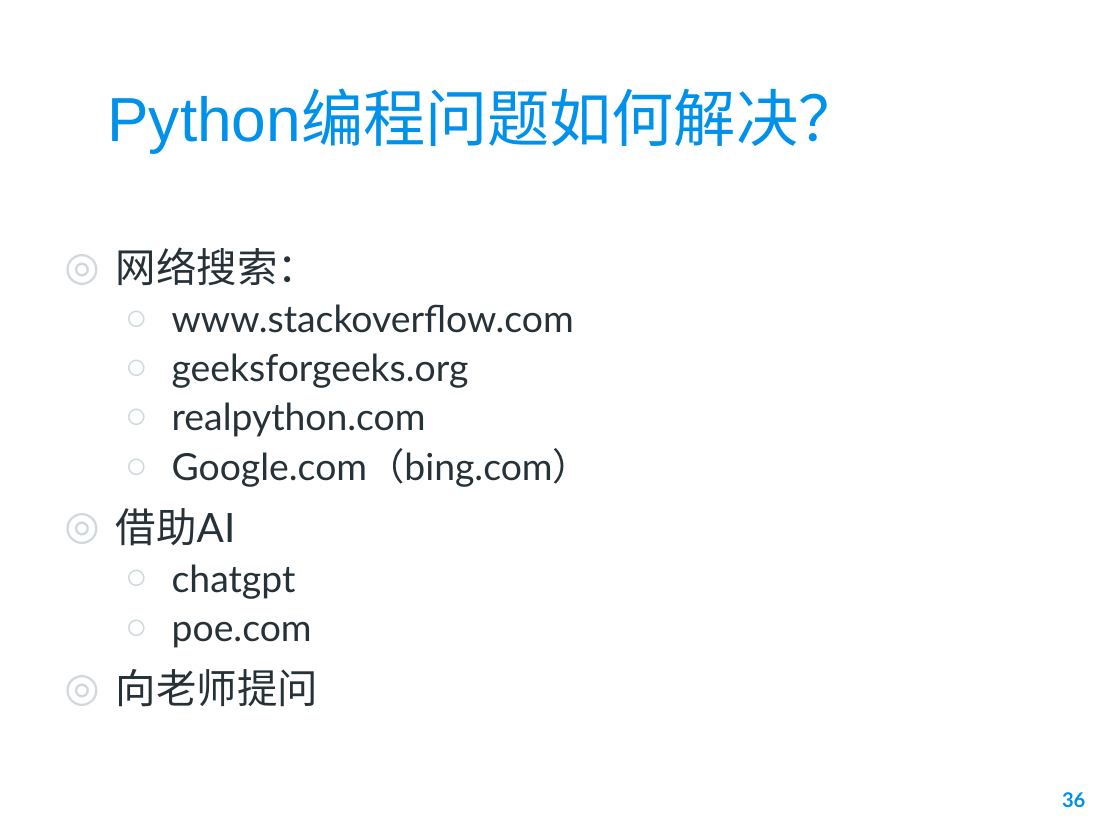
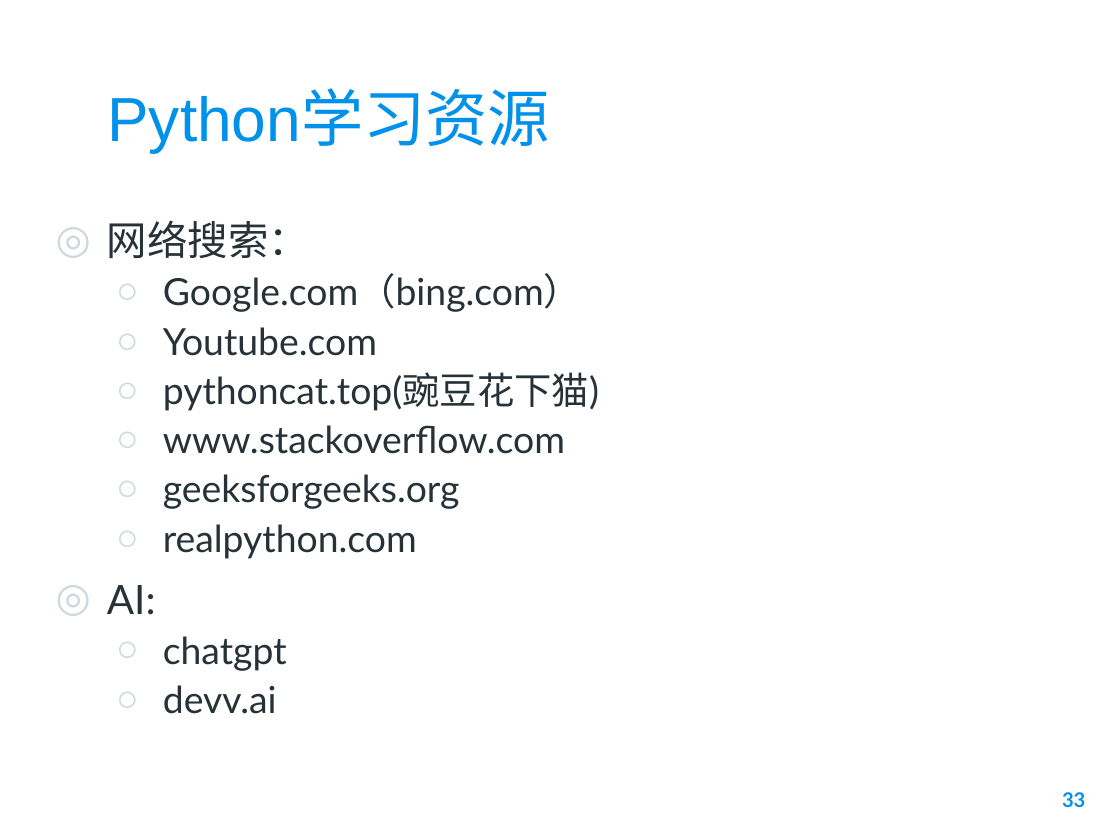
Before and after one commit to zhoujing204/python_course, a slide deck: slide 33 of Presentations/01 Python编程概述.pptx (slide 36 before the commit). Drawn at 1120x840 pixels with LibreOffice and Linux fonts; fonts in the diff are those of the drawing; background and template pictures are left out. Boxes give left, top, right and bottom in pixels: in the first picture for what was removed or moved away, otherwise in the second. Text is boxed around its words. In the diff, an @@ line names an element or a change of style, - is before the commit and + after.

```diff
--- a/Presentations/01 Python编程概述.pptx
+++ b/Presentations/01 Python编程概述.pptx
@@ title at (x1=108, y1=91, x2=550, y2=152): text changed @@
-Python编程问题如何解决？
+Python学习资源
@@ text "网络搜索：" moved from (x1=116, y1=247, x2=590, y2=707) to (x1=107, y1=220, x2=599, y2=714) @@
@@ text at (x1=163, y1=273, x2=599, y2=411): paragraphs added @@
+  ○ Google.com（bing.com）
+  ○ Youtube.com
+  ○ pythoncat.top(豌豆花下猫)
@@ text at (x1=107, y1=585, x2=156, y2=615): text changed; size 24 to 26 pt @@
-  ○ Google.com（bing.com）
-◎ 借助AI
+◎ AI:
@@ text at (x1=163, y1=685, x2=277, y2=714): text changed @@
-  ○ poe.com
-◎ 向老师提问
+  ○ devv.ai
@@ page number at (x1=1062, y1=792, x2=1085, y2=807): text changed @@
-36
+33
```
Also in this commit, not shown: 11 other slides changed, 3 slides added, 7 slides removed, 6 other files.
